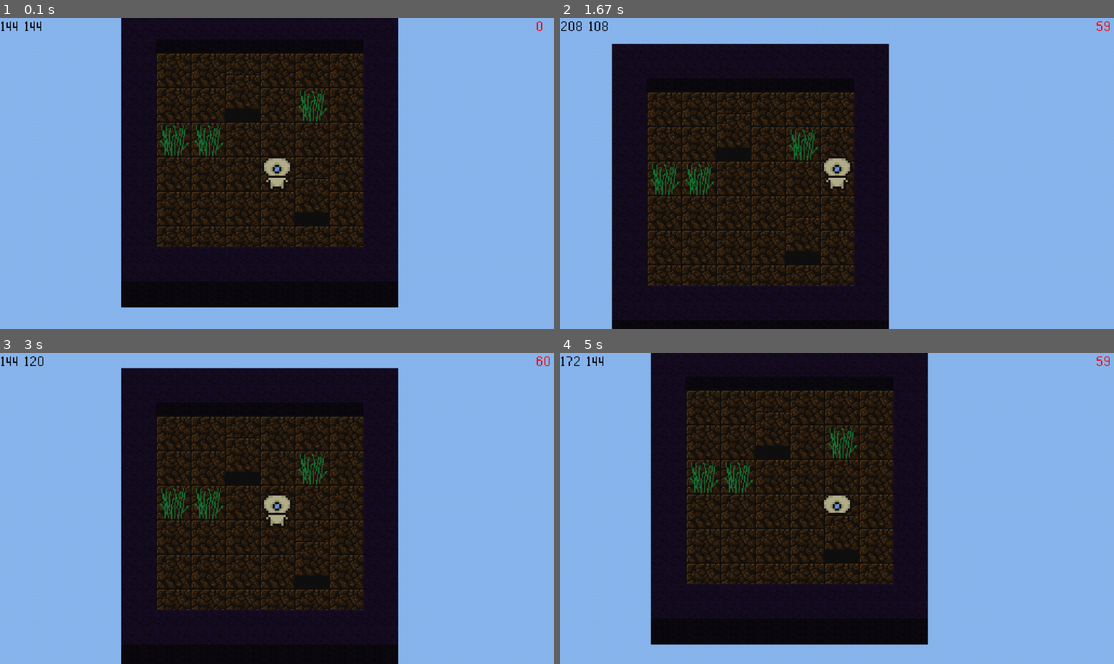
Above: before the commit, frames 1-4 (two rows, left to right).
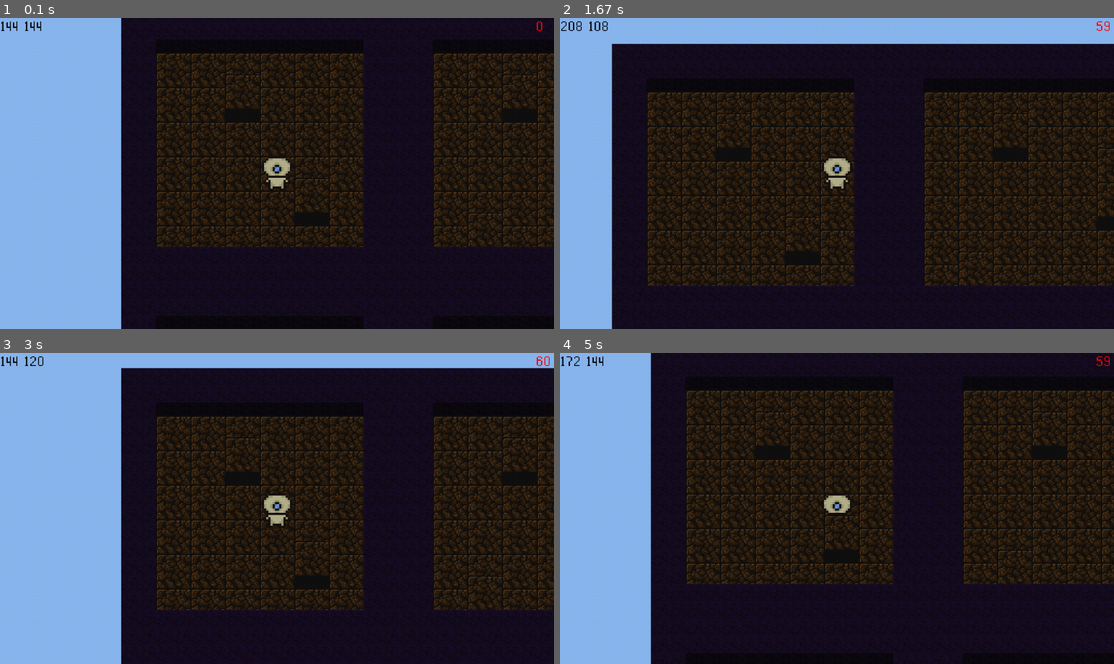
Above: after the commit, the same moments.

Repository: matswinkels/PYGAME-Project-Undergrounder
Game: pygame game, started from main.py
The game is run twice, just before and just after one commit, with the same random seed, the same clock (stepped at 60 frames per second) and the same inputs.
Inputs (mouse positions are in pixels of both pictures, inside the frame that each line leads up to):
- Up to frame 1 (0.1 s): no input
- Up to frame 2 (1.67 s): hold Right 0.33-0.8 s; move the mouse to (814, 185) at 0.37 s; click (1014, 164) at 0.88 s; hold Up 1.17-1.47 s; hold Right from 1.5 s (still down)
- Up to frame 3 (3 s): release Right at 1.97 s; hold Left 2-2.53 s; tap A at 2.57 s; hold Down from 2.9 s (still down)
- Up to frame 4 (5 s): release Down at 3.2 s; hold Left 3.23-3.63 s; hold Up 3.67-4.03 s; hold Right 4.07-4.7 s; hold Down from 4.73 s (still down)

The runs differ from the first frame. In frame 1, 33% of the frame differs, in the area x 21-100%, y 0-100%; in frame 2, 38%, in the area x 9-100%, y 8-100%; in frame 3, 28%; in frame 4, 38%.

Commit message:
deployement of a primitive chunk generation system

Diff:
--- a/main.py
+++ b/main.py
@@ -3,16 +3,80 @@
 from textures import TEXTURES
 
 pygame.display.set_caption("Undergrounder")
-bmap1 = load_map('maps/map1')
-emap1 = load_map('maps/entities1')
-umap1 = load_map('maps/uppermap1')
+cmap1 = load_map('maps/cmap1')
+bmap1 = load_map('maps/bmap1')
+emap1 = load_map('maps/emap1')
+umap1 = load_map('maps/umap1')
+bmap2 = load_map('maps/bmap2')
+emap2 = load_map('maps/emap2')
+umap2 = load_map('maps/umap2')
 WINDOW_SIZE = (1280, 720)
 TILE_SIZE = 32
 BOTTOMTILE_SIZE = 12
 SURFACE_SIZE = (512, 288)
-impassable_blocks = []
+upper_blocks = []
+bottom_blocks = []
 entities = []
-
+chunks = []
+
+class Chunk(object):
+    """Chunk class"""
+    def __init__(self, pos_x, pos_y, bmap, umap, emap):
+        chunks.append(self)
+        #self.id = id                           # id - type of chunk's pattern
+        self.pos_x = pos_x                      # X Position on a chunk map
+        self.pos_y = pos_y                      # Y Position on a chunk map
+        self.bmap = bmap
+        self.umap = umap
+        self.emap = emap
+        self.start_x = pos_x * TILE_SIZE * 8
+        self.start_y = pos_y * TILE_SIZE * 8
+        self.bottom_blocks = []
+        self.upper_blocks = []
+        self.entities = []
+
+    def create_bottom_blocks(self):
+        """Create objects of Bottom class and associates them to particular chunk"""
+        map_y = 0
+        for row in self.bmap:
+            map_x = 0
+            for tile in row:
+                if tile == '1':     Bottom((self.start_x + map_x * TILE_SIZE, self.start_y + map_y * TILE_SIZE), '1', self, False)
+                elif tile == '2':   pass
+                elif tile == '3':   Bottom((self.start_x + map_x * TILE_SIZE, self.start_y + map_y * TILE_SIZE), '3', self, True)
+                elif tile == '4':   Bottom((self.start_x + map_x * TILE_SIZE, self.start_y + map_y * TILE_SIZE), '4', self, False)
+
+                map_x += 1
+            map_y += 1
+
+    def create_upper_blocks(self):
+        """Create objects of Barrier class and associates them to particular chunk"""
+        map_y = 0
+        for row in self.umap:
+            map_x = 0
+            for tile in row:
+                if tile == '1':     Barrier((self.start_x + map_x * TILE_SIZE, self.start_y + map_y * TILE_SIZE), '1', self)
+                elif tile == '2':   pass
+                elif tile == '3':   Barrier((self.start_x + map_x * TILE_SIZE, self.start_y + map_y * TILE_SIZE), '3', self)
+                elif tile == '4':   Barrier((self.start_x + map_x * TILE_SIZE, self.start_y + map_y * TILE_SIZE), '4', self)
+
+                map_x += 1
+            map_y += 1
+
+class Bottom(object):
+    def __init__(self, pos, id, Chunk, imp):
+        # imp(bool) - True: object is impassable
+        Chunk.bottom_blocks.append(self)
+        self.rect = pygame.Rect(pos[0], pos[1], TILE_SIZE, TILE_SIZE)
+        self.id = id
+        self.imp = imp
+
+class Barrier(object):
+    """Impassable object class"""
+    def __init__(self, pos, id, Chunk):
+        Chunk.upper_blocks.append(self)
+        self.rect = pygame.Rect(pos[0], pos[1], TILE_SIZE, TILE_SIZE)
+        self.id = id
 
 class Player(object):
     """Player class"""
@@ -36,12 +100,13 @@
         self.rect.x += x
         self.rect.y += y
 
-        for barrier in impassable_blocks:
-            if self.rect.colliderect(barrier):
-                if x > 0: self.rect.right = barrier.rect.left
-                if x < 0: self.rect.left = barrier.rect.right
-                if y > 0: self.rect.bottom = barrier.rect.top
-                if y < 0: self.rect.top = barrier.rect.bottom
+        for chunk in chunks:
+            for barrier in chunk.upper_blocks:
+                if self.rect.colliderect(barrier):
+                    if x > 0: self.rect.right = barrier.rect.left
+                    if x < 0: self.rect.left = barrier.rect.right
+                    if y > 0: self.rect.bottom = barrier.rect.top
+                    if y < 0: self.rect.top = barrier.rect.bottom
 
 class Entity(object):
     """Entity object: bushes, chests etc."""
@@ -49,13 +114,6 @@
         entities.append(self)
         self.rect = pygame.Rect(pos[0], pos[1], TILE_SIZE, TILE_SIZE)
         self.id = id
-
-
-class Barrier(object):
-    """Impassable object class"""
-    def __init__(self, pos):
-        impassable_blocks.append(self)
-        self.rect = pygame.Rect(pos[0], pos[1], TILE_SIZE, TILE_SIZE)
 
 class App(object):
     """Game class"""
@@ -68,6 +126,8 @@
         self.clock = pygame.time.Clock()
         self.camera_x = 0
         self.camera_y = 0
+        self.mouse_x = None
+        self.mouse_y = None
         self.fonts = None
 
     def app_init(self):
@@ -81,14 +141,38 @@
         self.display = pygame.Surface(SURFACE_SIZE)
         self.running = True
 
+    def load_fonts(self):
+        """load all fonts"""
+        self.fonts = {
+            'font1': pygame.font.Font('fonts/rainyhearts.ttf', 16)
+        }
+
+    def create_chunk_map(self, cmap):
+        """Create objects of Chunk class from cmap(chunk map)"""
+        map_y = 0
+        for row in cmap:
+            map_x = 0
+            for tile in row:
+                if tile == '1':     Chunk(map_x, map_y, bmap1, umap1, emap1)
+                elif tile == '2':   Chunk(map_x, map_y, bmap2, umap2, emap2)
+
+                map_x += 1
+            map_y += 1
+
     def app_event(self, player):
         '''checks if event happened'''
+        self.mouse_x = pygame.mouse.get_pos()[0] - self.camera_x - int(SURFACE_SIZE[0] / 2)
+        self.mouse_y = pygame.mouse.get_pos()[1] + self.camera_y - int(SURFACE_SIZE[1] / 2)
+
 
         for event in pygame.event.get():
             if event.type == pygame.QUIT:
                 self.running = False
             if event.type == pygame.KEYDOWN and event.key == pygame.K_ESCAPE:
                 self.running = False
+            if event.type == pygame.MOUSEBUTTONDOWN:
+                if event.button == 1:
+                    print(self.mouse_x, self.mouse_y)
 
         key = pygame.key.get_pressed()
         if key[pygame.K_LEFT] or key[pygame.K_a]:
@@ -110,12 +194,6 @@
         else:
             player.speed = player.INITIAL_SPEED
 
-    def load_fonts(self):
-        """load all fonts"""
-        self.fonts = {
-            'font1': pygame.font.Font('fonts/rainyhearts.ttf', 16)
-        }
-
     def render_player_coords(self, player):
         """show coordinates of a player character"""
         self.display.blit(
@@ -147,39 +225,29 @@
             )
 
     def render_texture(self, texture_name, x, y):
-        """render single texture for app_render_map and app_render_entitie func"""
+        """render single rect texture"""
         self.display.blit(texture_name, (
-                        x * TILE_SIZE - self.camera_x,
-                        y * TILE_SIZE - self.camera_y
+                        x - self.camera_x,
+                        y - self.camera_y
                     ))
 
-    def render_bottom_map(self, rmap):
-        """render bottom level of a map, rmap <- map to render"""
-        map_y = 0
-        for row in rmap:
-            map_x = 0
-            for tile in row:
-                if tile == '1': self.render_texture(TEXTURES['dirt'], map_x, map_y)
-                elif tile == '2': self.render_texture(TEXTURES['water'], map_x, map_y)
-                elif tile == '3': self.render_texture(TEXTURES['obsidian'], map_x, map_y)
-                elif tile == '4': self.render_texture(TEXTURES['stone'], map_x, map_y)
-
-                map_x += 1
-            map_y += 1
-
-    def render_upper_map(self, umap):
-        """render upper level of a map, umap <- map to render"""
-        map_y = 0
-        for row in umap:
-            map_x = 0
-            for tile in row:
-                if tile == '1':     self.render_texture(TEXTURES['dirt'], map_x, map_y - BOTTOMTILE_SIZE/TILE_SIZE)
-                elif tile == '2':   self.render_texture(TEXTURES['water'], map_x, map_y - BOTTOMTILE_SIZE/TILE_SIZE)
-                elif tile == '3':   self.render_texture(TEXTURES['obsidian'], map_x, map_y - BOTTOMTILE_SIZE/TILE_SIZE)
-                elif tile == '4':   self.render_texture(TEXTURES['stone'], map_x, map_y - BOTTOMTILE_SIZE/TILE_SIZE)
-
-                map_x += 1
-            map_y += 1
+    def render_bottom_map(self):
+        """render bottom level of rects"""
+        for chunk in chunks:
+            for bottom in chunk.bottom_blocks:
+                if bottom.id == '1': self.render_texture(TEXTURES['dirt'], bottom.rect.x, bottom.rect.y)
+                elif bottom.id == '2': pass
+                elif bottom.id == '3': self.render_texture(TEXTURES['obsidian'], bottom.rect.x, bottom.rect.y)
+                elif bottom.id == '4': self.render_texture(TEXTURES['stone'], bottom.rect.x , bottom.rect.y)
+
+    def render_upper_map(self):
+        """render upper level of rects"""
+        for chunk in chunks:
+            for upper in chunk.upper_blocks:
+                if upper.id == '1':     self.render_texture(TEXTURES['dirt'], upper.rect.x, upper.rect.y - BOTTOMTILE_SIZE)
+                elif upper.id == '2':   pass
+                elif upper.id == '3':   self.render_texture(TEXTURES['obsidian'], upper.rect.x, upper.rect.y - BOTTOMTILE_SIZE)
+                elif upper.id == '4':   self.render_texture(TEXTURES['stone'], upper.rect.x, upper.rect.y - BOTTOMTILE_SIZE)
 
     def render_entities(self):
         """render entities and player"""
@@ -191,45 +259,12 @@
 
     def render_player_entity_collision(self, player):
         """render entities and player when occurs any collision between them"""
-        if player.rect.bottom > entities[player.rect.collidelist(entities)].rect.bottom:
+        if player.rect.bottom > entities[player.rect.collidelist(entities)].rect.bottom - 2:
             self.render_entities()
             self.render_player_texture(player)
         else:
             self.render_player_texture(player)
             self.render_entities()
-
-    def create_barriers(self, bmap, umap):
-        """Create barriers across the map, bamp <- bottom lvl map, umap <- upper lvl map"""
-        map_y = 0
-        for row in bmap:
-            map_x = 0
-            for tile in row:
-                if tile == '2': Barrier((map_x * TILE_SIZE, map_y * TILE_SIZE))
-                if tile == '3': Barrier((map_x * TILE_SIZE, map_y * TILE_SIZE))
-
-                map_x += 1
-            map_y += 1
-
-        map_y = 0
-        for row in umap:
-            map_x = 0
-            for tile in row:
-                if tile != '0': Barrier((map_x * TILE_SIZE, map_y * TILE_SIZE))
-
-                map_x += 1
-            map_y += 1
-
-    def create_entities(self, emap):
-        '''create entities across the map, emap <- map of entities to create entities from'''
-        map_y = 0
-        for row in emap:
-            map_x = 0
-            for tile in row:
-                if tile == '5': Entity((map_x * TILE_SIZE, map_y * TILE_SIZE), '5')
-                if tile == '6': Entity((map_x * TILE_SIZE, map_y * TILE_SIZE), '6')
-
-                map_x += 1
-            map_y += 1
 
     def update_camera_position(self, player):
         '''update camera when a character is moving'''
@@ -246,35 +281,39 @@
         if self.app_init() == False:
             self.running = False
 
-        player = Player()
-        self.create_barriers(bmap1, umap1)
-        self.create_entities(emap1)
-        self.load_fonts()
+        player = Player()                                               # Create Player object
+        self.load_fonts()                                               # Load fonts
+        self.create_chunk_map(cmap1)                                    # Create Chunk objects from cmap
+        for chunk in chunks:
+            chunk.create_bottom_blocks()                                # Create Bottom objects chunk after chunk
+            chunk.create_upper_blocks()                                 # Create Barrier objects chunk after chunk
+        for chunk in chunks:                                            # Loop for testing
+            pass
 
         while (self.running):
-            self.display.fill(self.background_color)
-            self.update_camera_position(player)
-            self.app_event(player)
-            self.render_bottom_map(bmap1)
+            self.display.fill(self.background_color)                    # Fill display with background color
+            self.update_camera_position(player)                         # Update position of camera in relation to the player
+            self.app_event(player)                                      # Handles events
+            self.render_bottom_map()                                    # Render objects of bottom layer
 
             if not player.rect.collidelistall(entities):
-                '''player do not collide with any entities'''
+                #player do not collide with any entities
                 self.render_player_texture(player)
                 self.render_entities()
             else:
-                '''player collides with at least one of entities'''
+                #player collides with at least one of entities
                 self.render_player_entity_collision(player)
 
-            self.render_upper_map(umap1)
-            self.render_player_coords(player)
-            self.render_fps_value()
-
-            surf = pygame.transform.scale(
+            self.render_upper_map()                                     # Render objects of upper layer
+            self.render_player_coords(player)                           # Render player's coordinates
+            self.render_fps_value()                                     # Render current FPS value
+
+            surf = pygame.transform.scale(                              # Scale display to window size
                 self.display,
                 WINDOW_SIZE
             )
             self.screen.blit(surf, (0,0))
-            pygame.display.flip()
+            pygame.display.flip()                                       # Refresh display
             self.clock.tick(60)
 
         self.cleanup()
--- /dev/null
+++ b/maps/bmap1.txt
@@ -0,0 +1,8 @@
+33333333
+31111111
+31111111
+31111111
+31111111
+31111111
+31111111
+33333333
--- /dev/null
+++ b/maps/bmap2.txt
@@ -0,0 +1,8 @@
+33333333
+11111113
+11111113
+11111113
+11111113
+11111113
+11111113
+33333333
--- /dev/null
+++ b/maps/cmap1.txt
@@ -0,0 +1,2 @@
+12
+12
--- a/maps/entities1.txt
+++ b/maps/emap1.txt
@@ -1,8 +1,8 @@
-00000000
-00000000
-00000600
-06600000
 00000000
 00000000
 00000000
 00000000
+00000000
+00000000
+00000000
+00000000
--- /dev/null
+++ b/maps/emap2.txt
@@ -0,0 +1,8 @@
+00000000
+00000000
+00000000
+00000000
+00000000
+00000000
+00000000
+00000000
--- a/maps/map1.txt
+++ /dev/null
@@ -1,8 +0,0 @@
-33333333
-31111113
-31111113
-31111113
-31111113
-31111113
-31111113
-33333333
--- /dev/null
+++ b/maps/umap2.txt
@@ -0,0 +1,8 @@
+33333333
+30000003
+30010003
+30000013
+30000013
+30000003
+30100003
+33333333
Binary file changed: img/bush.png
Renamed: maps/uppermap1.txt -> maps/umap1.txt
